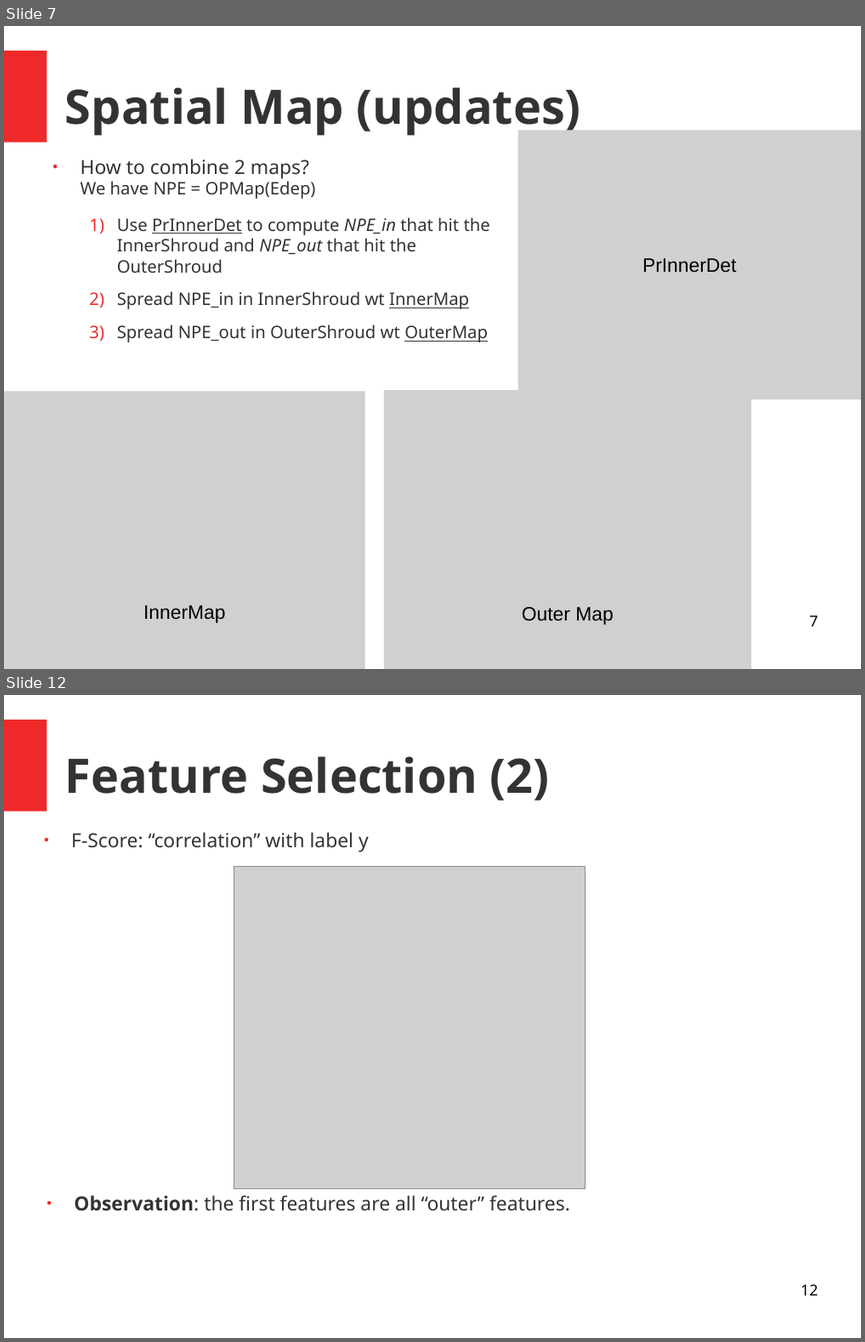
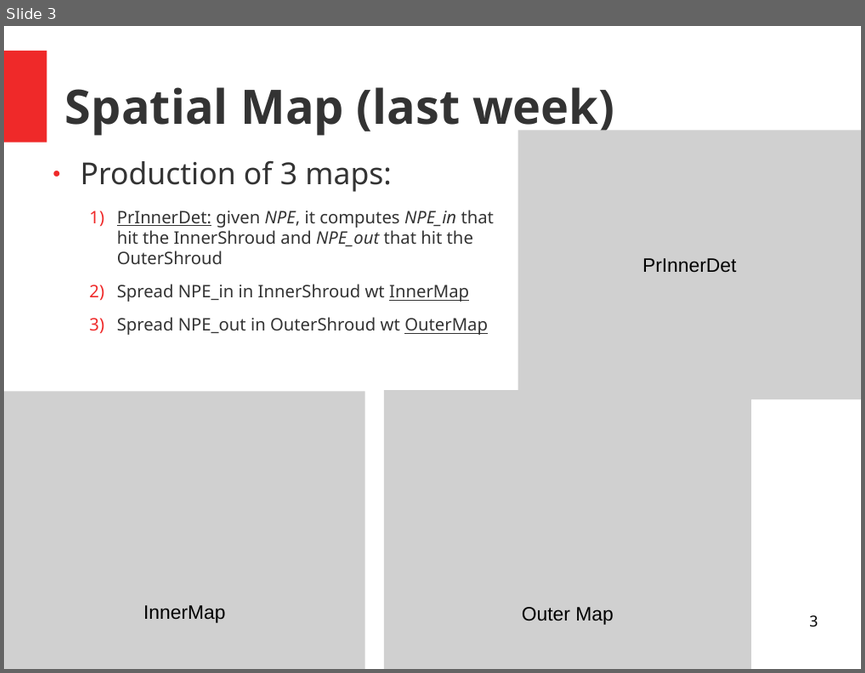
Before and after one commit to luigiberducci/ML4NP, a slide deck: Docs/meeting_ml4np_14lug2020.odp. Shown one above the other, each under a label of ours: slides 7 and 12 before the commit, slide 3 after it; the slides between them are not shown. The pictures are 865x1342 and 865x673 pixels, drawn with LibreOffice and Linux fonts; fonts in the diff are those of the drawing; grey boxes stand for pictures. Boxes give left, top, right and bottom in pixels: in the first picture for what was removed or moved away, otherwise in the second. Text is boxed around its words. In the diff, an @@ line names an element or a change of style, - is before the commit and + after.

```diff
--- a/Docs/meeting_ml4np_14lug2020.odp
+++ b/Docs/meeting_ml4np_14lug2020.odp
@@ slide 12 removed at (4,695,861,1338), background #FFFFFF; not listed: 1 template element that a slide beside it also shows @@
@@ title removed at (65,756,550,800) @@
-Feature Selection (2)
@@ text removed at (71,832,369,852) @@
-● F-Score: “correlation” with label y
@@ picture removed at (234,866,585,1188) @@
@@ text removed at (74,1195,570,1211) @@
-● Observation: the first features are all “outer” features.
@@ page number removed at (800,1284,817,1295) @@
-12
@@ what was slide 7 is now slide 3 @@
@@ slide 3 changed as well @@
@@ title at (65,87,614,136): text changed @@
-Spatial Map (updates)
+Spatial Map (last week)
@@ text at (80,161,494,264): text changed @@
-● How to combine 2 maps?
-  We have NPE = OPMap(Edep)
-  1) Use PrInnerDet to compute NPE_in that hit the InnerShroud and NPE_out that hit the OuterShroud
+● Production of 3 maps:
+  1) PrInnerDet: given NPE, it computes NPE_in that hit the InnerShroud and NPE_out that hit the OuterShroud
@@ page number at (809,615,817,627): text changed @@
-7
+3
```
Also in this commit, not shown: 2 other slides changed, 7 slides added, 13 other slides removed.
